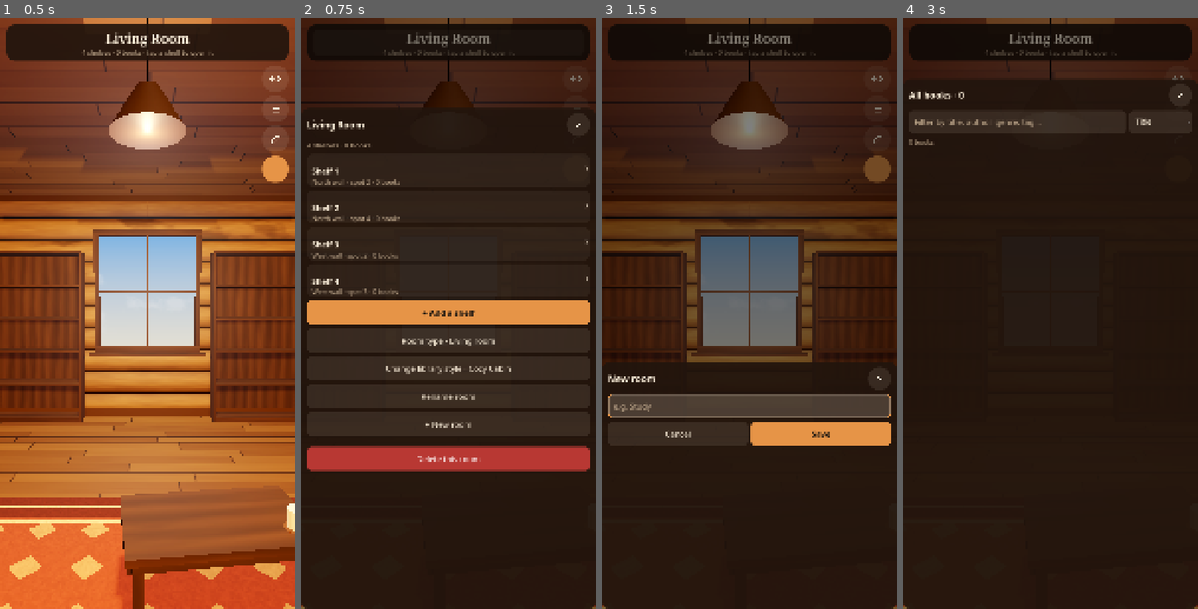
Above: before the commit, frames 1-4 (left to right).
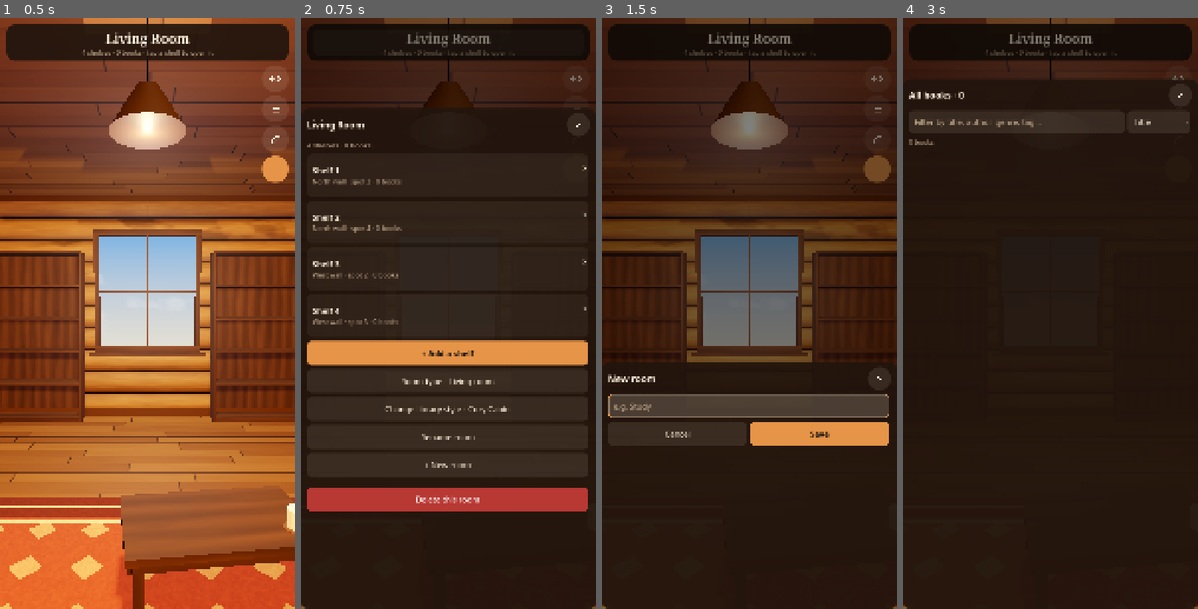
Above: after the commit, the same moments.

Repository: TheGoobsy/shelfcontrol
Game: Godot game, scene res://scenes/main.tscn
Same seed, same stepped clock (60 frames per second), same inputs: the game is played once before the commit and once after it.
Inputs (mouse positions are in pixels of both pictures, inside the frame that each line leads up to):
- Up to frame 1 (0.5 s): no input
- Up to frame 2 (0.75 s): click (448, 41) at 0.52 s
- Up to frame 3 (1.5 s): click "+ New room" at 1.25 s
- Up to frame 4 (3 s): click (1177, 77) at 2.02 s; click (1177, 106) at 2.77 s

Frame 1 is identical in both runs. In frame 2, 18% of the frame differs, in the area x 2-98%, y 24-84%; in frame 3, 0.2%; in frame 4, less than 0.1%.

Commit message:
Menu polish: self-sizing card rows, bigger dropdowns, shelves ordered around the room
- CardRow (PanelContainer + transparent tap layer) replaces Button-based
  rows, which ignored their content height and lost bottom padding.
- Sheet content gets a bottom margin and sits above the gesture bar.
- PopupMenu items larger (font 32, taller rows); OptionButton font 30.
- Prev/next in shelf view and the room menu list follow the shelves'
  positions clockwise around the room instead of creation order.

Co-Authored-By: Claude Fable 5.1 <noreply@anthropic.com>

Diff:
--- a/scripts/main.gd
+++ b/scripts/main.gd
@@ -318,7 +318,7 @@
 	_update_room_hud()
 
 func _shelf_step(delta: int) -> void:
-	var shelves: Array = current_room().get("shelves", [])
+	var shelves: Array = Styles.around_room(current_room().get("shelves", []))
 	if shelves.size() < 2 or active_shelf == null:
 		return
 	var idx := -1
--- a/scripts/styles.gd
+++ b/scripts/styles.gd
@@ -179,6 +179,17 @@
 			pos = Vector3(-ROOM_W / 2.0 + depth / 2.0, 0.0, -along)
 	return Transform3D(basis, pos)
 
+## Shelves sorted clockwise around the room (north wall left→right, then east, south, west),
+## so "next" always means the neighbouring bookcase rather than creation order.
+func around_room(shelves: Array) -> Array:
+	var out := shelves.duplicate()
+	out.sort_custom(func(a, b):
+		var pa := shelf_transform(int(a["wall"]), int(a["slot"])).origin
+		var pb := shelf_transform(int(b["wall"]), int(b["slot"])).origin
+		# angle measured from the north-west corner so the ring reads north → east → south → west
+		return fposmod(atan2(pa.x, -pa.z) + PI / 4.0, TAU) < fposmod(atan2(pb.x, -pb.z) + PI / 4.0, TAU))
+	return out
+
 func shelf_transform(wall: int, slot: int) -> Transform3D:
 	return wall_transform(wall, slot_offset(wall, slot), SHELF_D)
 
--- /dev/null
+++ b/scripts/ui/card_row.gd
@@ -0,0 +1,27 @@
+class_name CardRow
+extends PanelContainer
+## A tappable card that sizes itself to its content. (A plain Button ignores its children's size,
+## which left rows clipped and without bottom padding.) The content sits inside the Card margins;
+## a transparent Button on top provides the press feedback and the `pressed` signal.
+
+signal pressed
+
+var button: Button
+
+func _init(content: Control, min_h := 0.0) -> void:
+	theme_type_variation = "Card"
+	custom_minimum_size = Vector2(0, min_h)
+	content.mouse_filter = Control.MOUSE_FILTER_IGNORE
+	_ignore_mouse(content)
+	add_child(content)
+	button = Button.new()
+	button.theme_type_variation = "CardButton"
+	button.focus_mode = Control.FOCUS_NONE
+	button.pressed.connect(func(): pressed.emit())
+	add_child(button)
+
+static func _ignore_mouse(c: Node) -> void:
+	for ch in c.get_children():
+		if ch is Control:
+			ch.mouse_filter = Control.MOUSE_FILTER_IGNORE
+		_ignore_mouse(ch)
--- a/scripts/ui/dialogs.gd
+++ b/scripts/ui/dialogs.gd
@@ -26,15 +26,10 @@
 	l.add_theme_font_size_override("font_size", size)
 	return l
 
-func _card_button(content: Control, min_h: float) -> Button:
-	var b := Button.new()
-	b.theme_type_variation = "CardButton"
-	b.custom_minimum_size = Vector2(0, min_h)
-	content.set_anchors_and_offsets_preset(Control.PRESET_FULL_RECT, Control.PRESET_MODE_MINSIZE, 18)
-	content.mouse_filter = Control.MOUSE_FILTER_IGNORE
-	_ignore_mouse(content)
-	b.add_child(content)
-	return b
+const CardRowScript := preload("res://scripts/ui/card_row.gd")
+
+func _card_button(content: Control, min_h: float) -> PanelContainer:
+	return CardRowScript.new(content, min_h)
 
 func _ignore_mouse(c: Node) -> void:
 	for ch in c.get_children():
@@ -522,7 +517,7 @@
 	if room.is_empty():
 		return
 	var c := hud.open_sheet(str(room["name"]), 0.85)
-	var shelves: Array = room.get("shelves", [])
+	var shelves: Array = Styles.around_room(room.get("shelves", []))
 	c.add_child(hud.label("%d shel%s · %d books" % [shelves.size(), "f" if shelves.size() == 1 else "ves", Library.room_book_count(rid)], "MutedLabel"))
 	for s in shelves:
 		var h := hud.row(14)
@@ -997,7 +992,7 @@
 	for room in Library.get_rooms():
 		c.add_child(hud.spacer(6))
 		c.add_child(_bold_label(str(room["name"]), 30))
-		for s in room.get("shelves", []):
+		for s in Styles.around_room(room.get("shelves", [])):
 			var card := PanelContainer.new()
 			card.theme_type_variation = "Card"
 			var v := VBoxContainer.new()
--- a/scripts/ui/hud.gd
+++ b/scripts/ui/hud.gd
@@ -176,9 +176,11 @@
 	th.set_stylebox("hover", "GhostButton", _flat(softer, 18, Vector2(12, 6)))
 	th.set_stylebox("pressed", "GhostButton", _flat(soft, 18, Vector2(12, 6)))
 
-	th.set_stylebox("normal", "CardButton", _flat(softer, 22, Vector2(22, 18)))
-	th.set_stylebox("hover", "CardButton", _flat(soft, 22, Vector2(22, 18)))
-	th.set_stylebox("pressed", "CardButton", _flat(Color(f.r, f.g, f.b, 0.2), 22, Vector2(22, 18)))
+	# CardButton is the transparent tap layer on top of a CardRow (the Card panel draws the background)
+	th.set_stylebox("normal", "CardButton", _flat(Color(0, 0, 0, 0), 20, Vector2(0, 0)))
+	th.set_stylebox("hover", "CardButton", _flat(softer, 20, Vector2(0, 0)))
+	th.set_stylebox("pressed", "CardButton", _flat(Color(f.r, f.g, f.b, 0.14), 20, Vector2(0, 0)))
+	th.set_stylebox("focus", "CardButton", empty)
 
 	th.set_stylebox("panel", "PanelContainer", _flat(bg(), 30, Vector2(22, 18)))
 	th.set_type_variation("Card", "PanelContainer")
@@ -235,13 +237,17 @@
 	th.set_color("font_hover_color", "OptionButton", f)
 	th.set_color("font_pressed_color", "OptionButton", f)
 	th.set_color("font_focus_color", "OptionButton", f)
-	th.set_font_size("font_size", "OptionButton", 28)
+	th.set_font_size("font_size", "OptionButton", 30)
+	th.set_constant("h_separation", "OptionButton", 14)
 	var popup_bg := Color(bg().r, bg().g, bg().b, 1.0)
-	th.set_stylebox("panel", "PopupMenu", _flat(popup_bg, 16, Vector2(8, 8), Color(f.r, f.g, f.b, 0.15), 2))
-	th.set_stylebox("hover", "PopupMenu", _flat(Color(a.r, a.g, a.b, 0.3), 10, Vector2(12, 8)))
+	th.set_stylebox("panel", "PopupMenu", _flat(popup_bg, 20, Vector2(12, 14), Color(f.r, f.g, f.b, 0.15), 2))
+	th.set_stylebox("hover", "PopupMenu", _flat(Color(a.r, a.g, a.b, 0.3), 14, Vector2(16, 10)))
 	th.set_color("font_color", "PopupMenu", f)
 	th.set_color("font_hover_color", "PopupMenu", f)
-	th.set_font_size("font_size", "PopupMenu", 28)
+	th.set_font_size("font_size", "PopupMenu", 32)
+	th.set_constant("v_separation", "PopupMenu", 30)
+	th.set_constant("item_start_padding", "PopupMenu", 26)
+	th.set_constant("item_end_padding", "PopupMenu", 26)
 
 	th.set_stylebox("background", "ProgressBar", _flat(soft, 8, Vector2(0, 0)))
 	th.set_stylebox("fill", "ProgressBar", _flat(a, 8, Vector2(0, 0)))
@@ -268,6 +274,7 @@
 		var safe := DisplayServer.get_display_safe_area()
 		top_inset = maxf(0.0, float(safe.position.y)) * scale_y
 		bottom_inset = maxf(0.0, float(win.y - safe.end.y)) * scale_y
+	_bottom_inset = bottom_inset
 	top_bar.offset_top = top_inset + 24
 	top_bar.offset_bottom = top_inset + 24
 	bottom_bar.offset_bottom = -(bottom_inset + 24)
@@ -619,13 +626,20 @@
 	sheet_scroll.horizontal_scroll_mode = ScrollContainer.SCROLL_MODE_DISABLED
 	sheet_scroll.size_flags_vertical = Control.SIZE_EXPAND_FILL
 	vb.add_child(sheet_scroll)
+	# a margin below the last row so lists never end flush with the sheet edge
+	var pad := MarginContainer.new()
+	pad.size_flags_horizontal = Control.SIZE_EXPAND_FILL
+	pad.add_theme_constant_override("margin_bottom", 28)
+	pad.add_theme_constant_override("margin_right", 6)
+	sheet_scroll.add_child(pad)
 	sheet_content = VBoxContainer.new()
 	sheet_content.size_flags_horizontal = Control.SIZE_EXPAND_FILL
 	sheet_content.add_theme_constant_override("separation", 14)
-	sheet_scroll.add_child(sheet_content)
+	pad.add_child(sheet_content)
 
 var _sheet_scroll_h := 400.0
 var _kb_h := 0.0
+var _bottom_inset := 0.0
 
 func open_sheet(title: String, height_frac := 0.55) -> VBoxContainer:
 	for c in sheet_content.get_children():
@@ -655,8 +669,10 @@
 	if absf(kb - _kb_h) < 1.0:
 		return
 	_kb_h = kb
-	sheet.offset_bottom = -kb
-	var room := canvas_h - kb - 260.0
+	# keep the sheet above the keyboard, or above the gesture bar when there is no keyboard
+	var lift := maxf(kb, _bottom_inset)
+	sheet.offset_bottom = -lift
+	var room := canvas_h - lift - 260.0
 	sheet_scroll.custom_minimum_size = Vector2(0, clampf(_sheet_scroll_h, 160.0, maxf(160.0, room)))
 	if kb > 0.0:
 		var f := get_viewport().gui_get_focus_owner()
Not shown, added: scripts/ui/card_row.gd.uid
